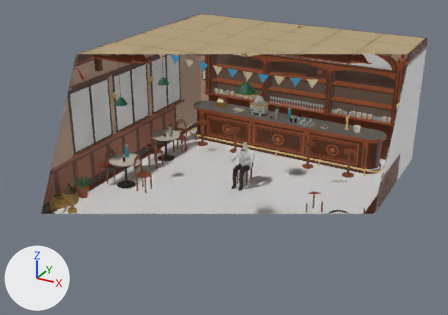
An edit to the glTF model src/client/game/assets/boliche.glb, drawn before and after from the same camera.
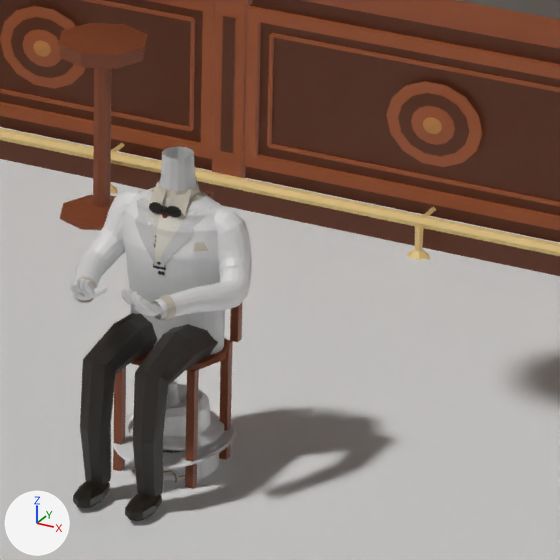
The first picture shows the older version from a 50 mm camera at (6.84, -13.57, 7.41) aimed at (-0.32, -0.56, 0.91). The close-ups show the older and then the newer version on the part from 50% to 66% of the width and 39% to 62% of the height of that picture. Only the edits that show in the close-ups are written down. Lighting does not change. The marker at lower left points along +X, +Y and +Z. Everything nearer to the camera than a plane just in front of the edit is cut away. Where no turn or scale is listed for an object, it has been applied to the vertices. Vertices at exactly the same position are counted once.

The older version as bpy lines, for what is in view:
```python
me_cabeza = bpy.data.meshes.new('cabeza')
me_cabeza.from_pydata(...)  # 10549 vertices, 19918 faces; spans x -0.91..0.91, y -1.0..1.0, z -0.9..0.9
me_cabeza.materials.append(mat_defaultmaterial_002)
me_cuerpo = bpy.data.meshes.new('cuerpo')
me_cuerpo.from_pydata(...)  # 10878 vertices, 20192 faces; spans x -0.311..0.311, y -0.335..0.335, z -0.583..0.583
me_cuerpo.materials.append(mat_defaultmaterial_004)
me_silla = bpy.data.meshes.new('silla')
me_silla.from_pydata(...)  # 126 vertices, 170 faces; spans x -0.2..0.2, y -0.19..0.19, z -0.488..0.488
me_silla.materials.append(mat_defaultmaterial_006)
ob_cabeza = bpy.data.objects.new('cabeza', me_cabeza)
ob_cabeza.location = (0.0, 0.008, 0.05)
ob_cabeza.scale = (0.235, 0.235, 0.235)
ob_cuerpo = bpy.data.objects.new('cuerpo', me_cuerpo)
ob_cuerpo.location = (0.0, -0.183, 0.588)
ob_silla = bpy.data.objects.new('silla', me_silla)
ob_silla.location = (0.0, 0.0, 0.488)
# also in view: 'boliche' at (-0.02, -0.11, 1.83)
```
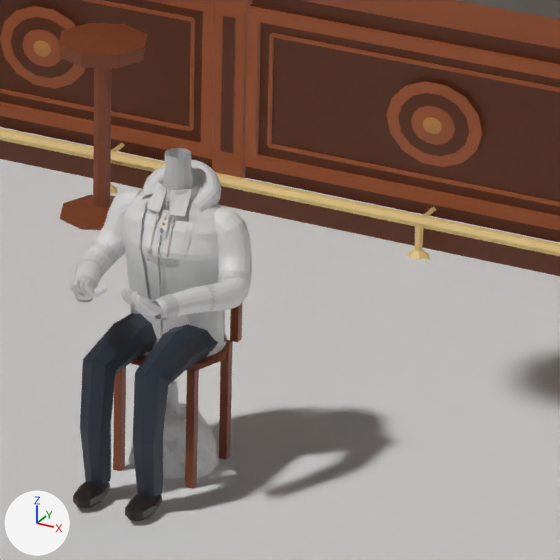
Where the newer file only moved an object's origin or applied its transform, the numbers keep the older frame.

Pixel boxes (x1, y1, x2, y2) of what changed, in the close-ups (560 x 560 px; the box of a moved part takes in the faces that stretch with it):
'cuerpo', reshaped
    before: (70, 147, 251, 521)
    after: (70, 148, 252, 521)
'cabeza', reshaped, moved, rescaled
    before: (111, 384, 236, 483)
    after: (128, 403, 218, 478)
part 2 of me_cuerpo, moved or reshaped
    before: (73, 277, 97, 303)
    after: (73, 275, 97, 303)
part 3 of me_cuerpo, moved or reshaped
    before: (155, 294, 176, 320)
    after: (155, 294, 179, 320)
part 4 of me_cuerpo, moved or reshaped (mostly hidden afterwards)
    before: (160, 147, 197, 191)
    after: (167, 149, 189, 159)
part 5 of me_cuerpo, rebuilt (mostly hidden)
    before: (163, 190, 200, 207)
    after: (162, 195, 195, 211)
part 6 of me_cuerpo, rebuilt
    before: (219, 260, 249, 274)
    after: (218, 268, 229, 277)
part 7 of me_cuerpo, deleted
    before: (149, 202, 208, 275)
part 8 of me_cuerpo, moved or reshaped
    before: (70, 147, 250, 355)
    after: (70, 148, 252, 357)
part 9 of me_cuerpo, recoloured
    both: (79, 185, 219, 499)

Diff of the bpy script that builds the scene:
```diff
--- a/src/client/game/assets/boliche.glb.py
+++ b/src/client/game/assets/boliche.glb.py
@@ me_cabeza @@
 # used by ob_cabeza; location = (0.0, 0.008, 0.05); scale = (0.235, 0.235, 0.235)
-me_cabeza.from_pydata(...)  # 10549 vertices, 19918 faces; spans x -0.91..0.91, y -1.0..1.0, z -0.9..0.9
+me_cabeza.from_pydata(...)  # 21938 vertices, 42122 faces; spans x -0.68..0.68, y -0.66..0.66, z -1.0..1.0
+# me_cabeza part 1: 25 vertices moved within x -0.61..0.66, y -0.61..0.63, z -0.5..0.85; 10161 vertices removed from x -0.91..0.91, y -1.0..1.0, z -0.9..0.9; 21873 vertices added at x -0.68..0.68, y -0.66..0.66, z -1.0..1.0
+# other edits to the shape of me_cabeza do not show in these pictures
 me_cabeza.materials.append(mat_defaultmaterial_002)
@@ me_cuerpo @@
 # used by ob_cuerpo; location = (0.0, -0.183, 0.588)
-me_cuerpo.from_pydata(...)  # 10878 vertices, 20192 faces; spans x -0.311..0.311, y -0.335..0.335, z -0.583..0.583
+me_cuerpo.from_pydata(...)  # 12335 vertices, 22342 faces; spans x -0.312..0.312, y -0.334..0.382, z -0.583..0.583
+# me_cuerpo part 2: the loose piece of 32 vertices spanning x -0.197..-0.108, y -0.224..-0.158, z 0.148..0.233 is multiplied about its middle by the matrix ((1.048, -0.155, 0.005), (-0.155, 1.308, -0.011), (0.005, -0.012, 0.975)), then moved by (-0.004, 0.008, 0.0)
+# me_cuerpo part 3: the loose piece of 32 vertices spanning x 0.108..0.197, y -0.224..-0.158, z 0.148..0.233 is multiplied about its middle by the matrix ((1.048, 0.155, -0.005), (0.155, 1.308, -0.011), (-0.005, -0.012, 0.975)), then moved by (0.004, 0.008, 0.0)
+# me_cuerpo part 4: the loose piece of 70 vertices spanning x -0.071..0.071, y 0.126..0.271, z 0.41..0.583 is scaled about its middle by (0.676, 0.677, 1), then moved by (0.0, -0.001, 0.0)
+# me_cuerpo part 5: the loose piece of 42 vertices spanning x -0.078..0.078, y 0.118..0.279, z 0.412..0.442 is rebuilt with 36 vertices and now spans x -0.079..0.079, y 0.12..0.28, z 0.39..0.448
+# me_cuerpo part 6: the loose piece of 24 vertices spanning x 0.185..0.291, y 0.116..0.208, z 0.162..0.261 is rebuilt with 32 vertices and now spans x 0.192..0.288, y 0.105..0.185, z 0.153..0.24
+# me_cuerpo part 7: 19 loose pieces with 605 vertices, spanning x -0.073..0.16, y 0.065..0.163, z 0.179..0.431, are deleted
+# me_cuerpo part 8: 18 vertices moved within x -0.191..0.191, y -0.158..0.26, z -0.148..0.554; 4282 vertices removed from x -0.311..0.311, y -0.335..0.332, z -0.148..0.583; 5940 vertices added at x -0.312..0.312, y -0.334..0.382, z -0.148..0.583
+# me_cuerpo part 9: 2138 kept faces spanning x -0.309..0.309, y -0.327..0.324, z -0.583..0.472 get new vertex colours
+# other edits to the shape of me_cuerpo do not show in these pictures
 me_cuerpo.materials.append(mat_defaultmaterial_004)
@@ ob_cabeza @@
 ob_cabeza = bpy.data.objects.new('cabeza', me_cabeza)
-ob_cabeza.location = (0.0, 0.008, 0.05)
-ob_cabeza.scale = (0.235, 0.235, 0.235)
+ob_cabeza.location = (0.0, 0.039, -0.049)
+ob_cabeza.scale = (0.274, 0.274, 0.274)
```
